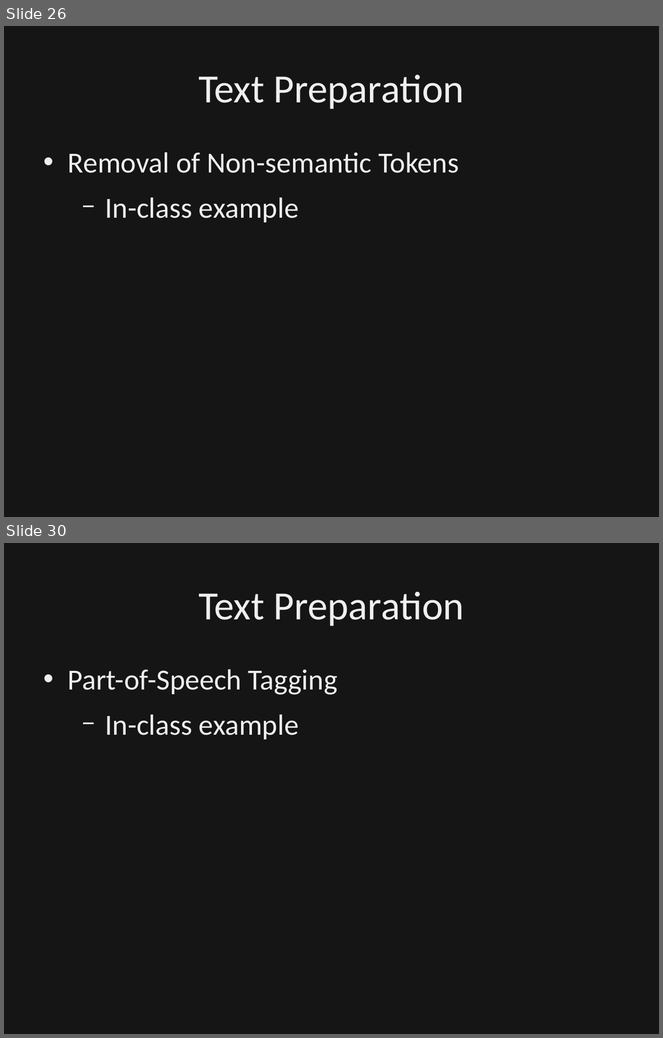
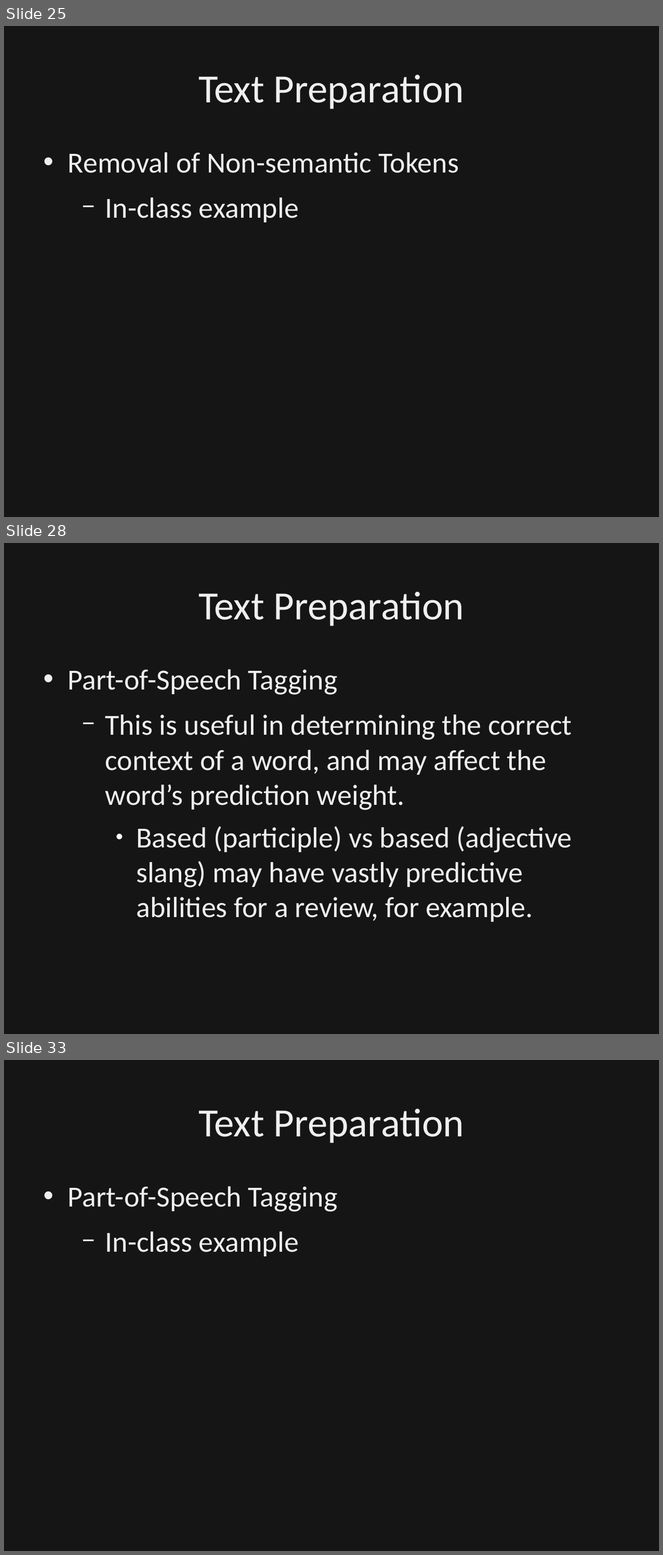
Before and after one commit to dbowmans46/PracticalProgramming, a slide deck: Session 7 - Python/Instructional Material/Session 7 - Python Brief Intro to NLP.odp. Shown one above the other, each under a label of ours: slides 26 and 30 before the commit, slides 25, 28 and 33 after it; the slides between them are not shown. The pictures are 663x1038 and 663x1555 pixels, drawn with LibreOffice and Linux fonts; fonts in the diff are those of the drawing; background and template pictures are left out; a plain dark background stands for a picture behind light text. Boxes give left, top, right and bottom in pixels: in the first picture for what was removed or moved away, otherwise in the second. Text is boxed around its words. In the diff, an @@ line names an element or a change of style, - is before the commit and + after.

Commit message:
Added details to stemmer slides and part-of-speech slides.  Clarified class exercise slide for tokenization.  Moved separated stemming slide back with the rest of the stemming section.

```diff
--- a/Session 7 - Python/Instructional Material/Session 7 - Python Brief Intro to NLP.odp
+++ b/Session 7 - Python/Instructional Material/Session 7 - Python Brief Intro to NLP.odp
@@ slide 28 added at [4, 543, 659, 1034], background picture (left out) @@
@@ rectangle added at [4, 543, 659, 1034], fill #000000 at 50% opacity, outline #000000 0 pt @@
@@ title added at [198, 591, 465, 626], 44 pt, text #EFEFEF @@
+Text Preparation
@@ text added at [68, 669, 572, 922], 32 pt, text #EFEFEF @@
+• Part-of-Speech Tagging
+  − This is useful in determining the correct context of a word, and may affect the word’s prediction weight.
+    ● Based (participle) vs based (adjective slang) may have vastly predictive abilities for a review, for example.
@@ what was slide 26 is now slide 25 @@
@@ what was slide 30 is now slide 33 @@
```
Also in this commit, not shown: 8 slides changed, 5 other slides added.
